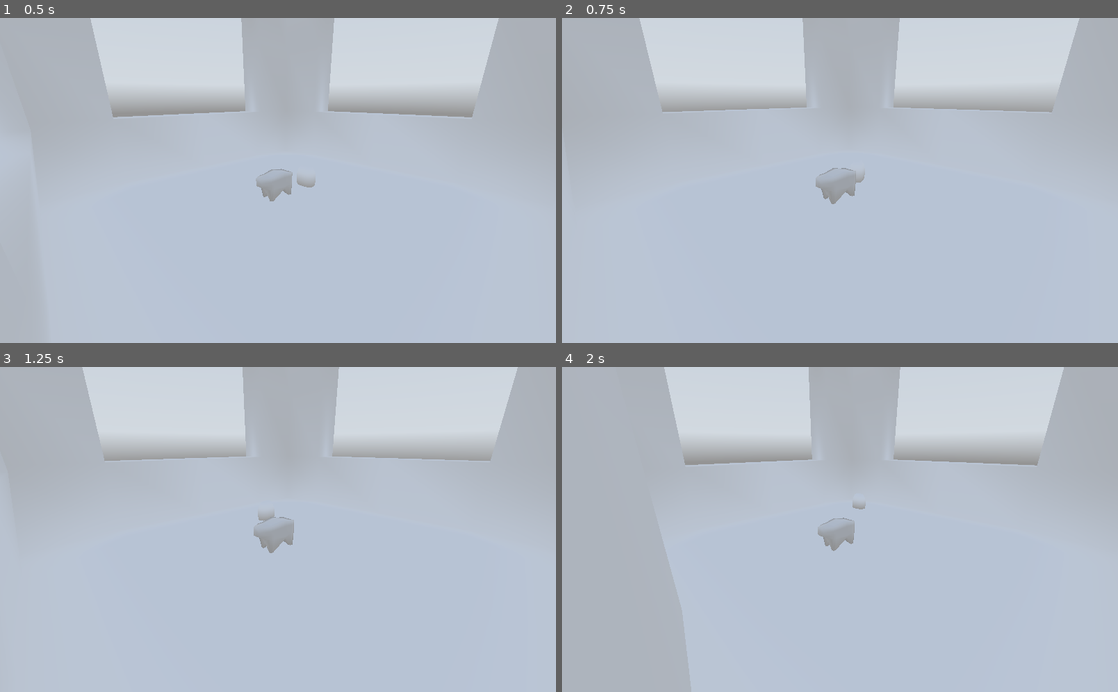
Above: before the commit, frames 1-4 (two rows, left to right).
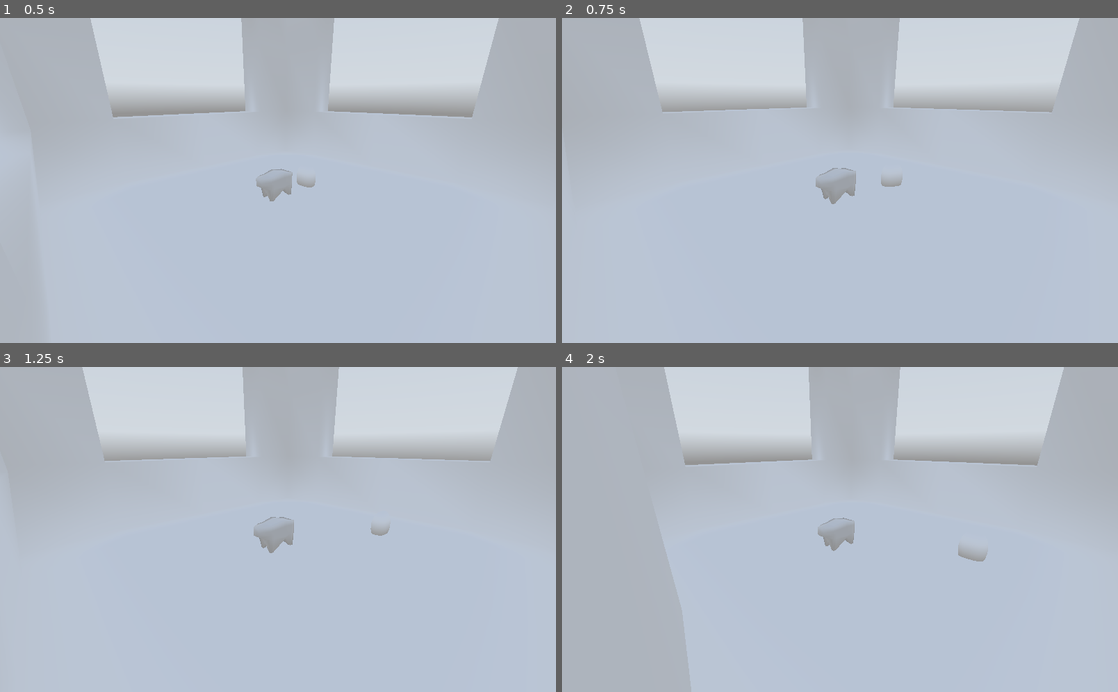
Above: after the commit, the same moments.

Repository: TheHyperMagi/Shepherd
Game: Godot game, scene res://Scenes/Field.tscn
Same seed, same stepped clock (60 frames per second), same inputs: the game is played once before the commit and once after it. A sky picture missing from this copy of the repository is replaced by a grey-blue gradient.
Inputs (mouse positions are in pixels of both pictures, inside the frame that each line leads up to):
- Up to frame 1 (0.5 s): no input
- Up to frame 2 (0.75 s): move the mouse to (962, 164) at 0.52 s; hold D (move_right) from 0.53 s (still down); tap Mouse wheel up (zoom_in) at 0.6 s
- Up to frame 3 (1.25 s): keep holding D (move_right)
- Up to frame 4 (2 s): move the mouse to (728, 545) at 1.27 s; release D (move_right) at 1.28 s; hold S (move_backwards) from 1.28 s (still down); tap Mouse wheel down (zoom_out) at 1.35 s

Frame 1 is identical in both runs. In frame 2, 0.1% of the frame differs, in the area x 52-62%, y 47-52%; in frame 3, 0.1%; in frame 4, 0.2%, in the area x 52-77%, y 41-60%.

Commit message:
Fixed movement to camera angle again

Diff:
--- a/Shepherd/Scripts/Shepherd.gd
+++ b/Shepherd/Scripts/Shepherd.gd
@@ -9,8 +9,8 @@
 func control_loop(delta) -> void:
 	var input = Vector3()
 	# Player direction input
-	input.z = Input.get_action_strength("move_forwards") - Input.get_action_strength("move_backwards")
-	input.x = Input.get_action_strength("move_left") - Input.get_action_strength("move_right")
+	input.z = Input.get_action_strength("move_backwards") - Input.get_action_strength("move_forwards")
+	input.x = Input.get_action_strength("move_right") - Input.get_action_strength("move_left")
 
 	input = input.normalized()
 
@@ -32,10 +32,10 @@
 
 	var direction = (camera.transform.basis.x * input.x + camera.transform.basis.z * input.z)
 
-	if input.x != 0:
-		velocity.x = input.x * ACCELERATION * delta * TARGET_FPS
-	if input.z != 0:
-		velocity.z = input.z * ACCELERATION * delta * TARGET_FPS
+	if direction.x != 0:
+		velocity.x = direction.x * ACCELERATION * delta * TARGET_FPS
+	if direction.z != 0:
+		velocity.z = direction.z * ACCELERATION * delta * TARGET_FPS
 
 	if is_on_floor():
 		velocity.x = lerp(velocity.x, 0, 10 * delta)
